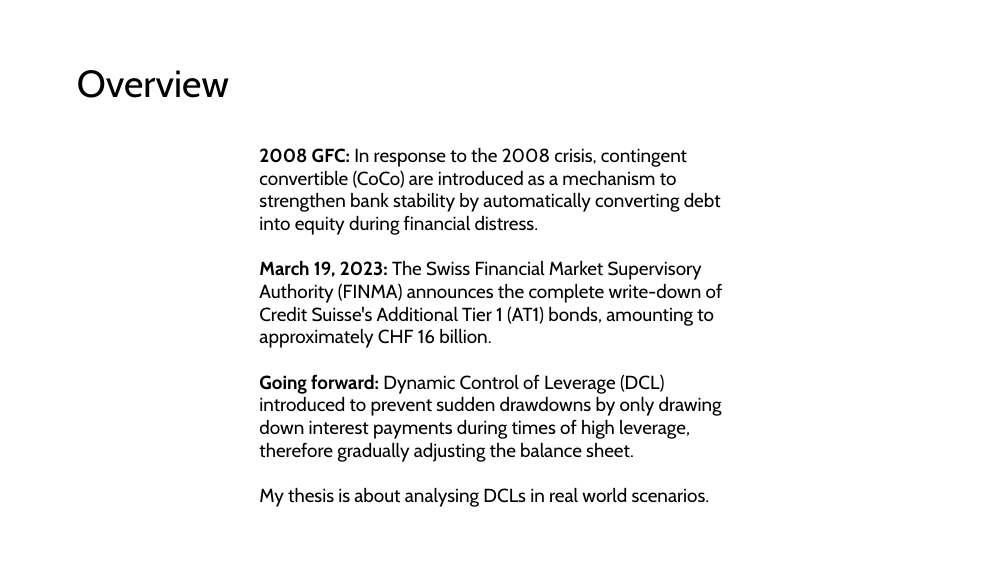
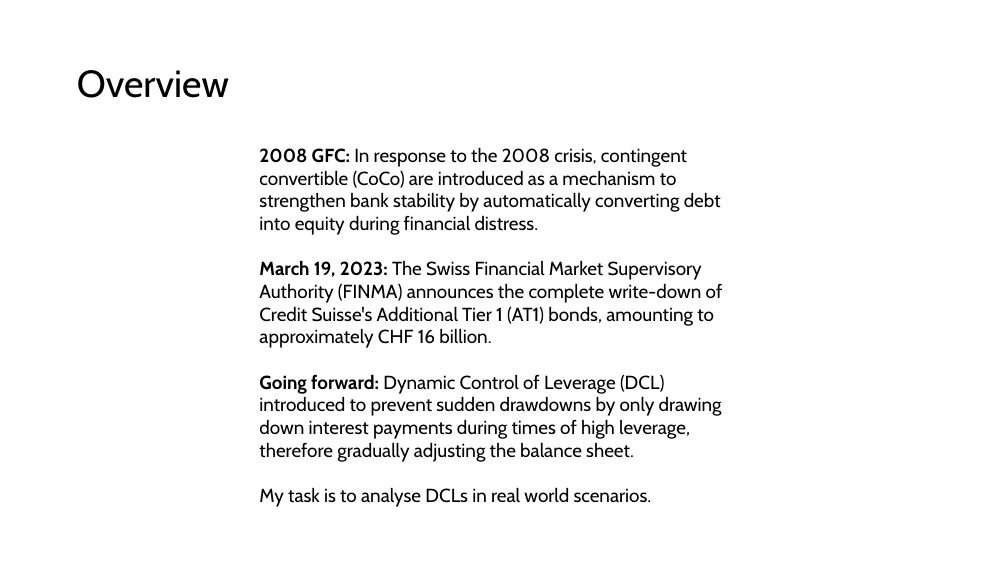
Before and after one commit to steinarb1234/DCL_coco_bond, a slide deck: slide 2 of Class presentation.pptx. Drawn at 1008x567 pixels with LibreOffice and Linux fonts; fonts in the diff are those of the drawing. Boxes give left, top, right and bottom in pixels: in the first picture for what was removed or moved away, otherwise in the second. Text is boxed around its words. In the diff, an @@ line names an element or a change of style, - is before the commit and + after.

```diff
--- a/Class presentation.pptx
+++ b/Class presentation.pptx
@@ text at (259, 487, 652, 507): text changed @@
-My thesis is about analysing DCLs in real world scenarios.
+My task is to analyse DCLs in real world scenarios.
```
Also in this commit, not shown: 1 other slide changed, 1 slide removed, 14 other files.
